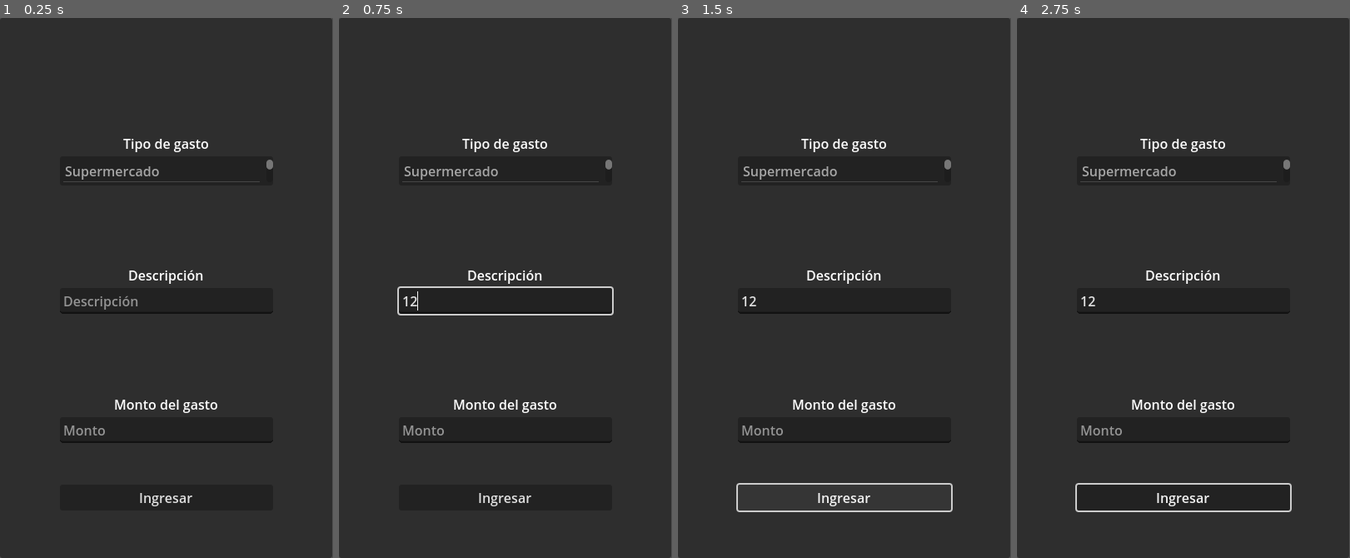
Above: before the commit, frames 1-4 (left to right).
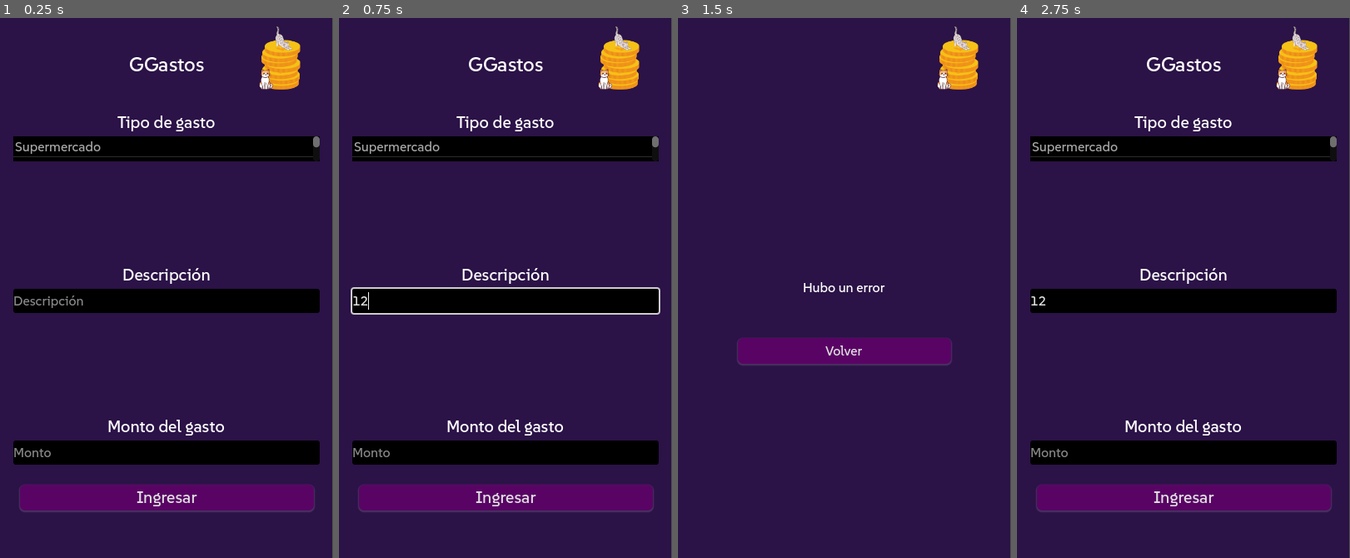
Above: after the commit, the same moments.

Repository: leonardoMD2/Godot-FastAPI
Game: Godot game, scene res://control.tscn
Same seed, same stepped clock (60 frames per second), same inputs: the game is played once before the commit and once after it.
Inputs (mouse positions are in pixels of both pictures, inside the frame that each line leads up to):
- Up to frame 1 (0.25 s): no input
- Up to frame 2 (0.75 s): click (505, 298) at 0.52 s; type "12" at 0.6 s
- Up to frame 3 (1.5 s): click "Ingresar" at 1.25 s
- Up to frame 4 (2.75 s): click (1183, 352) at 2 s, where only the run after the commit has a clickable "Volver"

The runs differ from the first frame. In frame 1, 99% of the frame differs, in the area x 0-100%, y 0-100%; in frame 2, 99%; in frame 3, 100%; in frame 4, 99%.

Commit message:
agregando weas

Diff:
--- a/control.gd
+++ b/control.gd
@@ -4,10 +4,14 @@
 @onready var montoNode = $Panel/BoxContainer/VBoxContainer/Monto
 var monto: int = 0
 @onready var descripcion =$Panel/BoxContainer/VBoxContainer3/Descripcion
+@onready var POST = $HTTPRequest
 var itemSelected = 0
+var url = "https://api-godot.vercel.app/data"
 # Called when the node enters the scene tree for the first time.
 func _ready() -> void:
-	pass # Replace with function body.
+	$OK.visible = false
+	$Panel.visible = true
+	$WRONG.visible = false
 
 
 # Called every frame. 'delta' is the elapsed time since the previous frame.
@@ -39,6 +43,19 @@
 
 func sendData(itemSelected, monto, descripcion):
 	if itemSelected != "" and monto > 0 and descripcion != "":
-		print("ALL OK")
+		var jsonData = JSON.stringify({"rubro":itemSelected,"monto":monto,"descripcion":descripcion})
+		var headers = ["Content-Type: application/json"]
+		POST.request(url, headers, HTTPClient.METHOD_POST, jsonData)
+		$OK.visible = true
+		$Panel.visible = false
+		$WRONG.visible = false
 	else:
-		print("falta data")
+		$OK.visible = false
+		$Panel.visible = false
+		$WRONG.visible = true
+
+
+func _on_volver_pressed() -> void:
+	$OK.visible = false
+	$Panel.visible = true
+	$WRONG.visible = false
--- a/control.tscn
+++ b/control.tscn
@@ -1,6 +1,8 @@
-[gd_scene load_steps=2 format=3 uid="uid://5ovnsbgg4rvk"]
+[gd_scene load_steps=4 format=3 uid="uid://5ovnsbgg4rvk"]
 
 [ext_resource type="Script" path="res://control.gd" id="1_vy88o"]
+[ext_resource type="Theme" uid="uid://c35gkkecpjphq" path="res://src/GeneralTheme.tres" id="2_v7ynh"]
+[ext_resource type="Texture2D" uid="uid://bhc16du68j4j2" path="res://src/LOGO.png" id="3_efh4s"]
 
 [node name="Control" type="Control"]
 layout_mode = 3
@@ -19,6 +21,17 @@
 anchor_bottom = 1.0
 grow_horizontal = 2
 grow_vertical = 2
+theme = ExtResource("2_v7ynh")
+
+[node name="Label2" type="Label" parent="Panel"]
+layout_mode = 2
+offset_left = 16.0
+offset_top = 40.0
+offset_right = 384.0
+offset_bottom = 61.0
+theme_override_font_sizes/font_size = 24
+text = "GGastos"
+horizontal_alignment = 1
 
 [node name="BoxContainer" type="BoxContainer" parent="Panel"]
 layout_mode = 1
@@ -27,10 +40,10 @@
 anchor_top = 0.5
 anchor_right = 0.5
 anchor_bottom = 0.5
-offset_left = -128.0
-offset_top = -185.5
-offset_right = 128.0
-offset_bottom = 185.5
+offset_left = -184.0
+offset_top = -212.0
+offset_right = 184.0
+offset_bottom = 212.0
 grow_horizontal = 2
 grow_vertical = 2
 vertical = true
@@ -41,11 +54,12 @@
 
 [node name="Label" type="Label" parent="Panel/BoxContainer/VBoxContainer2"]
 layout_mode = 2
+theme_override_font_sizes/font_size = 20
 text = "Tipo de gasto"
 horizontal_alignment = 1
 
 [node name="ListItems" type="ItemList" parent="Panel/BoxContainer/VBoxContainer2"]
-custom_minimum_size = Vector2(0, 35)
+custom_minimum_size = Vector2(0, 30)
 layout_mode = 2
 size_flags_vertical = 4
 item_count = 5
@@ -63,6 +77,7 @@
 
 [node name="Label" type="Label" parent="Panel/BoxContainer/VBoxContainer3"]
 layout_mode = 2
+theme_override_font_sizes/font_size = 20
 text = "Descripción"
 horizontal_alignment = 1
 
@@ -78,6 +93,7 @@
 
 [node name="Label" type="Label" parent="Panel/BoxContainer/VBoxContainer"]
 layout_mode = 2
+theme_override_font_sizes/font_size = 20
 text = "Monto del gasto"
 horizontal_alignment = 1
 
@@ -93,14 +109,108 @@
 anchor_top = 1.0
 anchor_right = 0.5
 anchor_bottom = 1.0
-offset_left = -128.0
+offset_left = -175.5
 offset_top = -88.0
-offset_right = 128.0
+offset_right = 177.5
 offset_bottom = -57.0
 grow_horizontal = 2
 grow_vertical = 0
 size_flags_vertical = 8
+theme_override_font_sizes/font_size = 20
 text = "Ingresar"
+
+[node name="OK" type="Panel" parent="."]
+visible = false
+layout_mode = 1
+anchors_preset = 15
+anchor_right = 1.0
+anchor_bottom = 1.0
+grow_horizontal = 2
+grow_vertical = 2
+theme = ExtResource("2_v7ynh")
+
+[node name="Label" type="Label" parent="OK"]
+layout_mode = 1
+anchors_preset = 8
+anchor_left = 0.5
+anchor_top = 0.5
+anchor_right = 0.5
+anchor_bottom = 0.5
+offset_left = -137.0
+offset_top = -11.5
+offset_right = 137.0
+offset_bottom = 11.5
+grow_horizontal = 2
+grow_vertical = 2
+text = "El gasto fue cargado correctamente"
+horizontal_alignment = 1
+
+[node name="Volver" type="Button" parent="OK"]
+layout_mode = 1
+anchors_preset = 7
+anchor_left = 0.5
+anchor_top = 1.0
+anchor_right = 0.5
+anchor_bottom = 1.0
+offset_left = -127.5
+offset_top = -264.0
+offset_right = 128.5
+offset_bottom = -233.0
+grow_horizontal = 2
+grow_vertical = 0
+size_flags_vertical = 8
+text = "Volver"
+
+[node name="WRONG" type="Panel" parent="."]
+visible = false
+layout_mode = 1
+anchors_preset = 15
+anchor_right = 1.0
+anchor_bottom = 1.0
+grow_horizontal = 2
+grow_vertical = 2
+theme = ExtResource("2_v7ynh")
+
+[node name="Label2" type="Label" parent="WRONG"]
+layout_mode = 1
+anchors_preset = 8
+anchor_left = 0.5
+anchor_top = 0.5
+anchor_right = 0.5
+anchor_bottom = 0.5
+offset_left = -55.5
+offset_top = -11.5
+offset_right = 55.5
+offset_bottom = 11.5
+grow_horizontal = 2
+grow_vertical = 2
+text = "Hubo un error"
+horizontal_alignment = 1
+
+[node name="Volver" type="Button" parent="WRONG"]
+layout_mode = 1
+anchors_preset = 7
+anchor_left = 0.5
+anchor_top = 1.0
+anchor_right = 0.5
+anchor_bottom = 1.0
+offset_left = -127.5
+offset_top = -264.0
+offset_right = 128.5
+offset_bottom = -233.0
+grow_horizontal = 2
+grow_vertical = 0
+size_flags_vertical = 8
+text = "Volver"
+
+[node name="HTTPRequest" type="HTTPRequest" parent="."]
+
+[node name="Logo" type="Sprite2D" parent="."]
+position = Vector2(336, 48)
+scale = Vector2(0.596, 0.596)
+texture = ExtResource("3_efh4s")
 
 [connection signal="item_selected" from="Panel/BoxContainer/VBoxContainer2/ListItems" to="." method="_on_list_items_item_selected"]
 [connection signal="pressed" from="Panel/Ingresar" to="." method="_on_ingresar_pressed"]
+[connection signal="pressed" from="OK/Volver" to="." method="_on_volver_pressed"]
+[connection signal="pressed" from="WRONG/Volver" to="." method="_on_volver_pressed"]
--- a/project.godot
+++ b/project.godot
@@ -13,14 +13,18 @@
 config/name="Nuevo Proyecto de Juego"
 run/main_scene="res://control.tscn"
 config/features=PackedStringArray("4.3", "Mobile")
+boot_splash/image="res://src/LOGO.png"
 config/icon="res://icon.svg"
 
 [display]
 
 window/size/viewport_width=400
-window/stretch/mode="canvas_items"
+window/size/resizable=false
+window/stretch/mode="viewport"
 window/stretch/aspect="expand"
+window/handheld/orientation=1
 
 [rendering]
 
 renderer/rendering_method="mobile"
+textures/vram_compression/import_etc2_astc=true
--- /dev/null
+++ b/src/GeneralTheme.tres
@@ -0,0 +1,42 @@
+[gd_resource type="Theme" load_steps=8 format=3 uid="uid://c35gkkecpjphq"]
+
+[ext_resource type="FontFile" uid="uid://2q0gefbhjuua" path="res://src/SUSE-Medium.ttf" id="1_ybbyb"]
+
+[sub_resource type="StyleBoxFlat" id="StyleBoxFlat_lyxjs"]
+bg_color = Color(0.349752, 0.0159052, 0.394827, 1)
+corner_radius_top_left = 6
+corner_radius_top_right = 6
+corner_radius_bottom_right = 6
+corner_radius_bottom_left = 6
+shadow_color = Color(1, 1, 1, 0.141176)
+shadow_size = 2
+shadow_offset = Vector2(0, 1)
+
+[sub_resource type="StyleBoxFlat" id="StyleBoxFlat_sxbi0"]
+bg_color = Color(0, 0, 0, 1)
+
+[sub_resource type="StyleBoxFlat" id="StyleBoxFlat_vy4y6"]
+bg_color = Color(0.679489, 0.487446, 0.655659, 1)
+
+[sub_resource type="StyleBoxFlat" id="StyleBoxFlat_ul3xs"]
+bg_color = Color(0.733301, 0.490435, 0.81167, 1)
+
+[sub_resource type="StyleBoxFlat" id="StyleBoxFlat_ufcuv"]
+bg_color = Color(0, 0, 0, 1)
+corner_radius_top_left = 3
+corner_radius_top_right = 3
+corner_radius_bottom_right = 3
+corner_radius_bottom_left = 3
+
+[sub_resource type="StyleBoxFlat" id="StyleBoxFlat_tfxl1"]
+bg_color = Color(0.168071, 0.070939, 0.277506, 1)
+
+[resource]
+default_font = ExtResource("1_ybbyb")
+Button/styles/normal = SubResource("StyleBoxFlat_lyxjs")
+ItemList/styles/panel = SubResource("StyleBoxFlat_sxbi0")
+ItemList/styles/selected = SubResource("StyleBoxFlat_vy4y6")
+ItemList/styles/selected_focus = SubResource("StyleBoxFlat_ul3xs")
+LineEdit/colors/font_placeholder_color = Color(0.875, 0.875, 0.875, 0.6)
+LineEdit/styles/normal = SubResource("StyleBoxFlat_ufcuv")
+Panel/styles/panel = SubResource("StyleBoxFlat_tfxl1")
Not shown, added: export_presets.cfg
Binary file added: src/LOGO.png
Not shown, added: src/LOGO.png.import
Binary file added: src/SUSE-Medium.ttf
Not shown, added: src/SUSE-Medium.ttf.import
